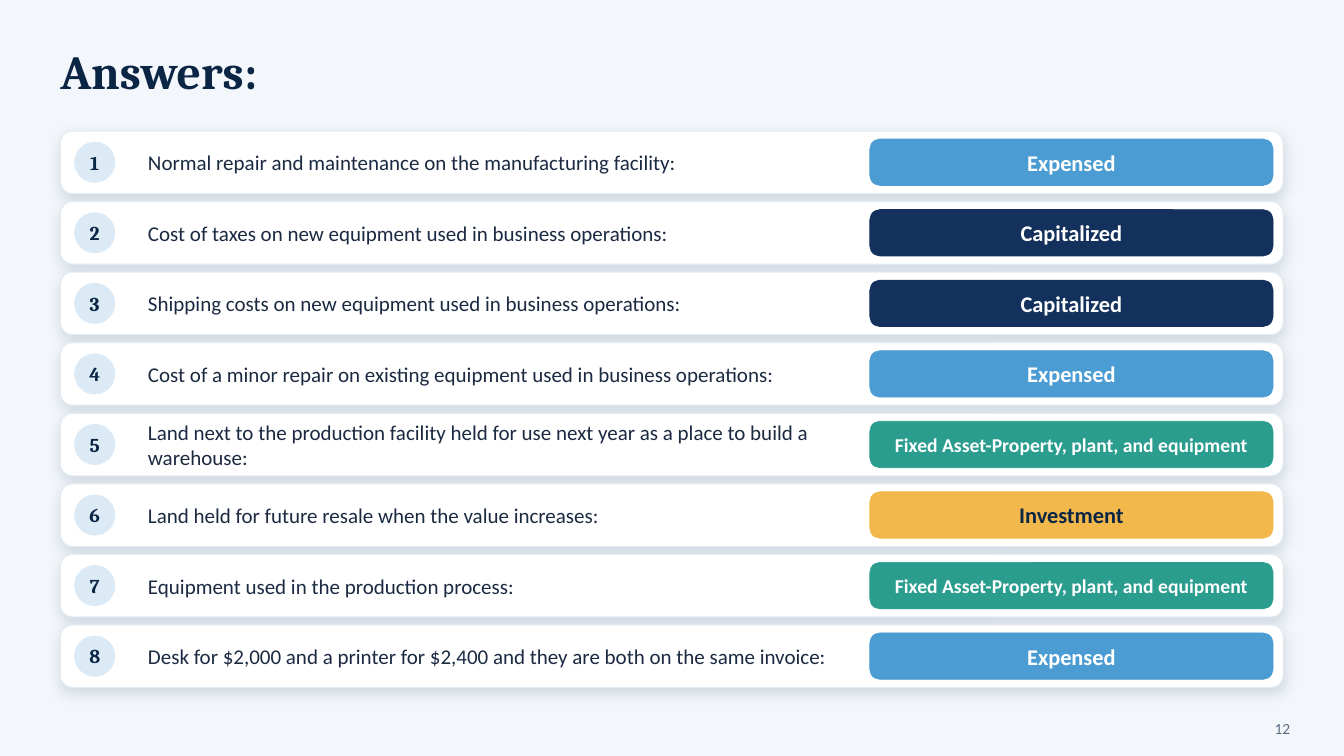
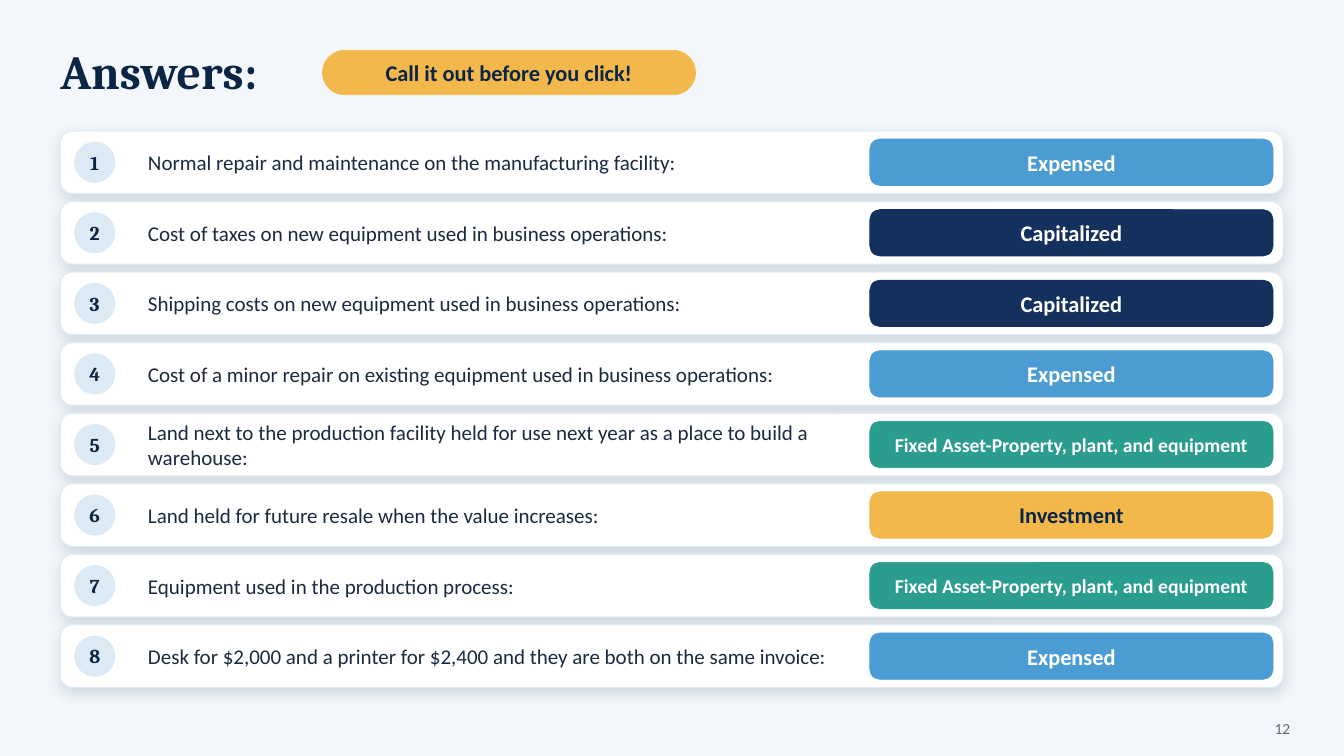
Before and after one commit to Hrishiv67/Ppapp, a slide deck: slide 12 of 2026-10-2_Presentation_-_Bijal_refreshed.pptx. Drawn at 1344x756 pixels with LibreOffice and Linux fonts; fonts in the diff are those of the drawing. Boxes give left, top, right and bottom in pixels: in the first picture for what was removed or moved away, otherwise in the second. Text is boxed around its words. In the diff, an @@ line names an element or a change of style, - is before the commit and + after.

```diff
--- a/2026-10-2_Presentation_-_Bijal_refreshed.pptx
+++ b/2026-10-2_Presentation_-_Bijal_refreshed.pptx
@@ rounded rectangle added at (323, 50, 696, 95), fill #F2B84B, outline #F2B84B 0.5 pt, 16 pt, text #0B2545, bold @@
+Call it out before you click!
```
Also in this commit, not shown: 6 other slides changed.
